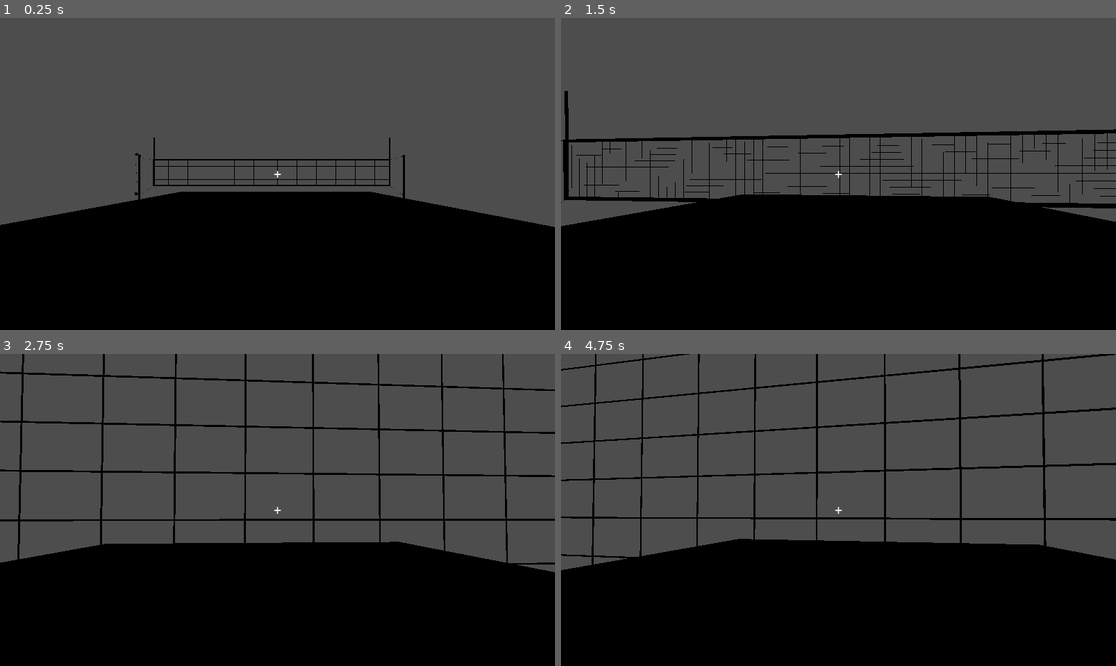
Above: before the commit, frames 1-4 (two rows, left to right).
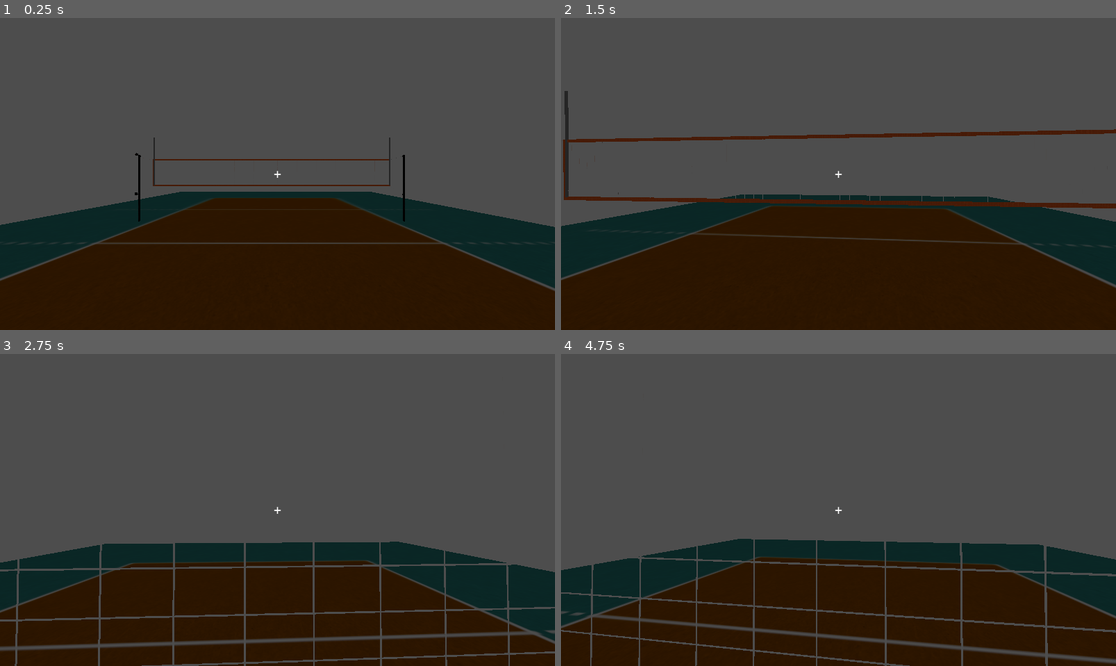
Above: after the commit, the same moments.

Repository: Mcaldas11/VolleyBox
Game: Godot game, scene res://volleyball/scene.tscn
The game is run twice, just before and just after one commit, with the same random seed, the same clock (stepped at 60 frames per second) and the same inputs.
Inputs (mouse positions are in pixels of both pictures, inside the frame that each line leads up to):
- Up to frame 1 (0.25 s): no input
- Up to frame 2 (1.5 s): tap Enter (ui_accept) at 0.5, 0.77 s; move the mouse to (866, 174) at 0.52 s; press the mouse at (866, 174) at 0.53 s; hold W (ui_up) from 0.53 s (still down); tap G (spawn_ball, bound only after the commit) at 0.8, 1.35 s; move the mouse to (810, 174) at 1.27 s; release the mouse at (810, 174) at 1.28 s
- Up to frame 3 (2.75 s): keep holding W (ui_up); tap Enter (ui_accept) at 1.52 s; click (249, 510) at 1.55 s; move the mouse to (288, 503) at 2.02 s; press the mouse at (288, 503) at 2.03 s; tap G (spawn_ball, bound only after the commit) at 2.3 s
- Up to frame 4 (4.75 s): keep holding W (ui_up); tap Enter (ui_accept) at 2.75, 3.02, 3.77, 4.52 s; move the mouse to (832, 516) at 2.77 s; release the mouse at (832, 516) at 2.78 s; tap G (spawn_ball, bound only after the commit) at 2.85 s; click (832, 516) at 3.05 s; move the mouse to (877, 513) at 3.52 s; hold G (spawn_ball, bound only after the commit) 3.53-4.28 s; tap Keypad Enter at 3.6 s; move the mouse to (794, 506) at 4.27 s; tap Shift at 4.35 s; click (794, 506) at 4.55 s

The runs differ from the first frame. In frame 1, 41% of the frame differs, in the area x 0-100%, y 38-100%; in frame 2, 44%, in the area x 0-100%, y 23-100%; in frame 3, 42%; in frame 4, 42%.
Error after the commit: Cannot call method 'instantiate' on a null value. (res://Player/Script_Player/player.gd:43)

Commit message:
Add ball spawn/hit, rename asset, add inputs
Implement ball spawning and hitting: player.gd now exports a ball_scene, tracks current_ball, references a SpawnPoint and camera, and handles spawn_ball (G) and hit_ball (left mouse) input actions to instantiate the ball and apply an impulse. Rename volleyball.glb to ball.glb and update its import and ball.tscn references. Add input map entries in project.godot for spawn_ball and hit_ball. Add an Environment subresource and WorldEnvironment node to volleyball/scene.tscn.

Diff:
--- a/volley-box/Player/Script_Player/player.gd
+++ b/volley-box/Player/Script_Player/player.gd
@@ -4,25 +4,58 @@
 @export var jump_velocity = 4.5
 @export var mouse_sensitivity = 0.002
 
+# NOVO
+@export var ball_scene: PackedScene
+
 var gravity = ProjectSettings.get_setting("physics/3d/default_gravity")
 var camera_x_rotation = 0.0
 
 @onready var camera_pivot = $CameraPivot
+@onready var spawn_point = $SpawnPoint
+@onready var camera = $CameraPivot/Camera3D
+
+# NOVO
+var current_ball = null
+
 
 func _ready():
 	Input.set_mouse_mode(Input.MOUSE_MODE_CAPTURED)
 
+
 func _input(event):
+
+	# MOVER CÂMERA
 	if event is InputEventMouseMotion:
 
-		# roda o player esquerda/direita
 		rotate_y(-event.relative.x * mouse_sensitivity)
 
-		# roda a câmera cima/baixo
 		camera_x_rotation -= event.relative.y * mouse_sensitivity
 		camera_x_rotation = clamp(camera_x_rotation, -1.2, 1.2)
 
 		camera_pivot.rotation.x = camera_x_rotation
+
+
+	# SPAWNAR BOLA COM G
+	if event.is_action_pressed("spawn_ball"):
+
+		if current_ball == null:
+
+			current_ball = ball_scene.instantiate()
+
+			get_tree().current_scene.add_child(current_ball)
+
+			current_ball.global_transform.origin = spawn_point.global_transform.origin
+
+
+	# REMATAR COM BOTÃO ESQUERDO
+	if event.is_action_pressed("hit_ball"):
+
+		if current_ball != null:
+
+			var direction = -camera.global_transform.basis.z
+
+			current_ball.apply_central_impulse(direction * 12.0)
+
 
 
 func _physics_process(delta):
--- a/volley-box/assets/ball/ball.tscn
+++ b/volley-box/assets/ball/ball.tscn
@@ -1,8 +1,9 @@
 [gd_scene load_steps=2 format=3 uid="uid://csnwley7mf18u"]
 
-[ext_resource type="PackedScene" uid="uid://vvoa28byhwkp" path="res://assets/ball/volleyball.glb" id="1_0hqb1"]
+[ext_resource type="PackedScene" uid="uid://vvoa28byhwkp" path="res://assets/ball/ball.glb" id="1_0hqb1"]
 
 [node name="Sketchfab_Scene" instance=ExtResource("1_0hqb1")]
+transform = Transform3D(0.5, 0, 0, 0, 0.5, 0, 0, 0, 0.5, 0, 0, 0)
 
 [node name="Sketchfab_model" parent="." index="0"]
 transform = Transform3D(0.3, 0, 0, 0, -1.3113417e-08, 0.3, 0, -0.3, -1.3113417e-08, 0, 0, 0)
--- a/volley-box/project.godot
+++ b/volley-box/project.godot
@@ -49,6 +49,16 @@
 , Object(InputEventJoypadMotion,"resource_local_to_scene":false,"resource_name":"","device":0,"axis":1,"axis_value":1.0,"script":null)
 ]
 }
+hit_ball={
+"deadzone": 0.2,
+"events": [Object(InputEventMouseButton,"resource_local_to_scene":false,"resource_name":"","device":-1,"window_id":0,"alt_pressed":false,"shift_pressed":false,"ctrl_pressed":false,"meta_pressed":false,"button_mask":1,"position":Vector2(163, 29),"global_position":Vector2(172, 77),"factor":1.0,"button_index":1,"canceled":false,"pressed":true,"double_click":false,"script":null)
+]
+}
+spawn_ball={
+"deadzone": 0.2,
+"events": [Object(InputEventKey,"resource_local_to_scene":false,"resource_name":"","device":-1,"window_id":0,"alt_pressed":false,"shift_pressed":false,"ctrl_pressed":false,"meta_pressed":false,"pressed":false,"keycode":0,"physical_keycode":71,"key_label":0,"unicode":103,"location":0,"echo":false,"script":null)
+]
+}
 
 [plugins]
 
--- a/volley-box/volleyball/scene.tscn
+++ b/volley-box/volleyball/scene.tscn
@@ -17,6 +17,8 @@
 top_radius = 0.02
 bottom_radius = 0.02
 height = 1.8
+
+[sub_resource type="Environment" id="Environment_r886b"]
 
 [node name="Sketchfab_Scene" instance=ExtResource("1_r886b")]
 
@@ -88,3 +90,6 @@
 transform = Transform3D(1, 0, 0, 0, 1, 0, 0, 0, 1, 4.2439833, 2.2612882, -0.009531736)
 mesh = SubResource("CylinderMesh_r886b")
 skeleton = NodePath("../../Vareta2")
+
+[node name="WorldEnvironment" type="WorldEnvironment" parent="." index="5"]
+environment = SubResource("Environment_r886b")
Renamed: volley-box/assets/ball/volleyball.glb -> volley-box/assets/ball/ball.glb
Not shown, changed: volley-box/assets/ball/ball.glb.import
Not shown: 1 places in volley-box/volleyball/scene.tscn that only renumber resources
